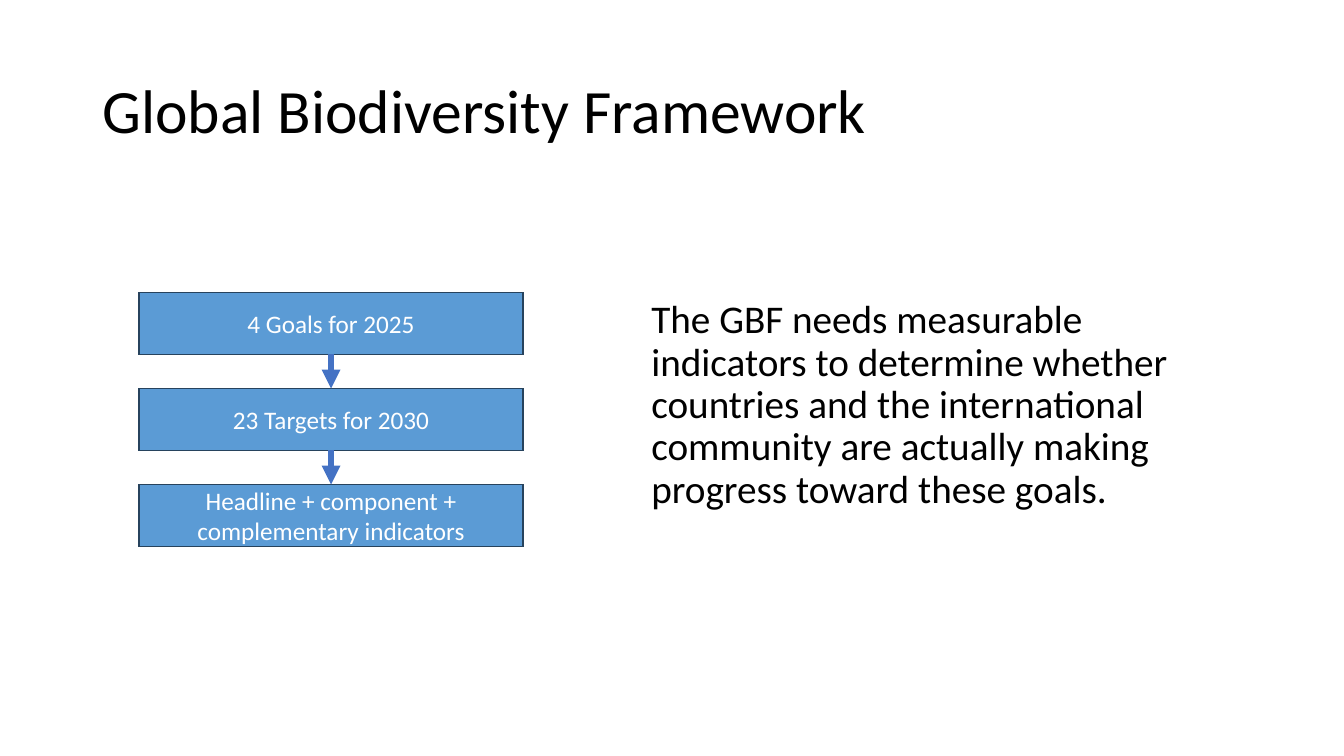
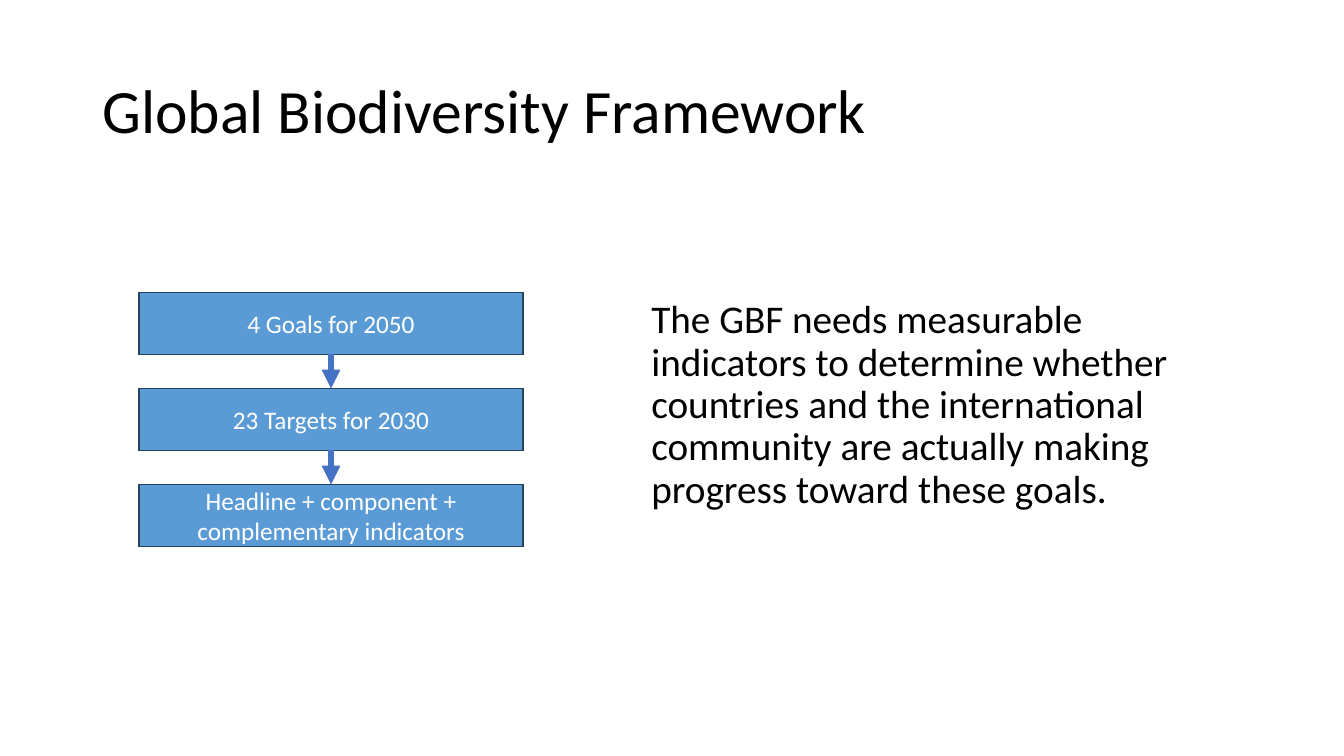
Before and after one commit to ecnrobertson/ecnrobertson.github.io, a slide deck: slide 4 of teaching/ECOL592-007-Species_Listing/resources/IUCN_GBF_intro.pptx (slide 3 before the commit). Drawn at 1344x756 pixels with LibreOffice and Linux fonts; fonts in the diff are those of the drawing. Boxes give left, top, right and bottom in pixels: in the first picture for what was removed or moved away, otherwise in the second. Text is boxed around its words. In the diff, an @@ line names an element or a change of style, - is before the commit and + after.

Commit message:
more updated slides

```diff
--- a/teaching/ECOL592-007-Species_Listing/resources/IUCN_GBF_intro.pptx
+++ b/teaching/ECOL592-007-Species_Listing/resources/IUCN_GBF_intro.pptx
@@ text in rectangle at (247,315,414,333): text changed @@
-4 Goals for 2025
+4 Goals for 2050
```
Also in this commit, not shown: 1 slide added, 1 other file.
